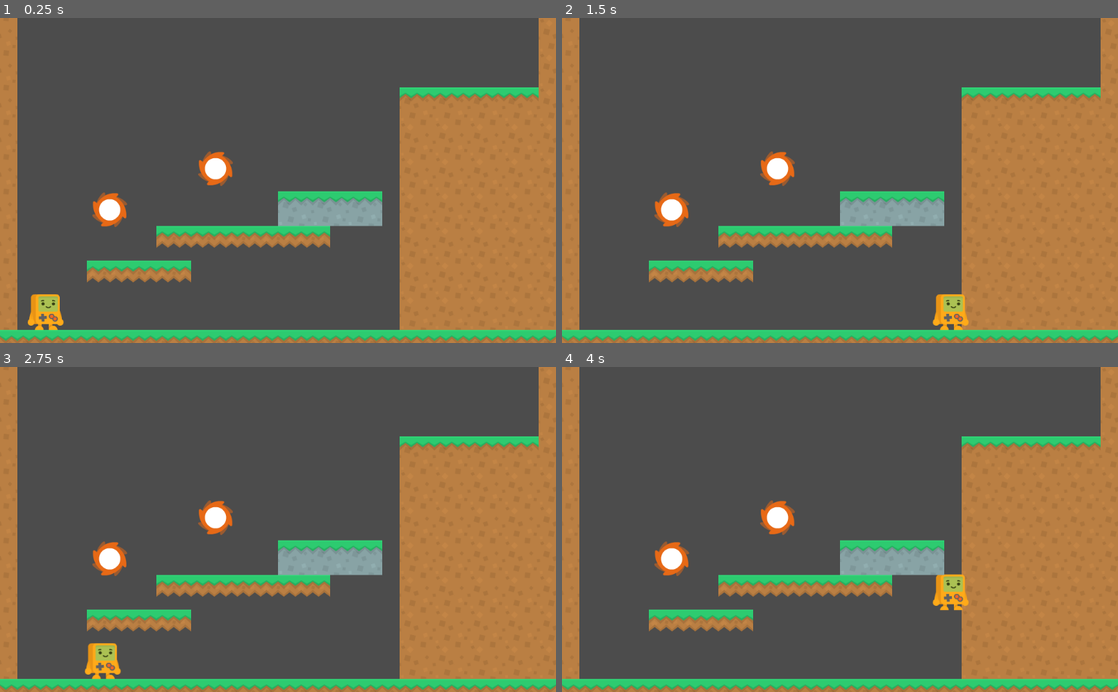
Above: before the commit, frames 1-4 (two rows, left to right).
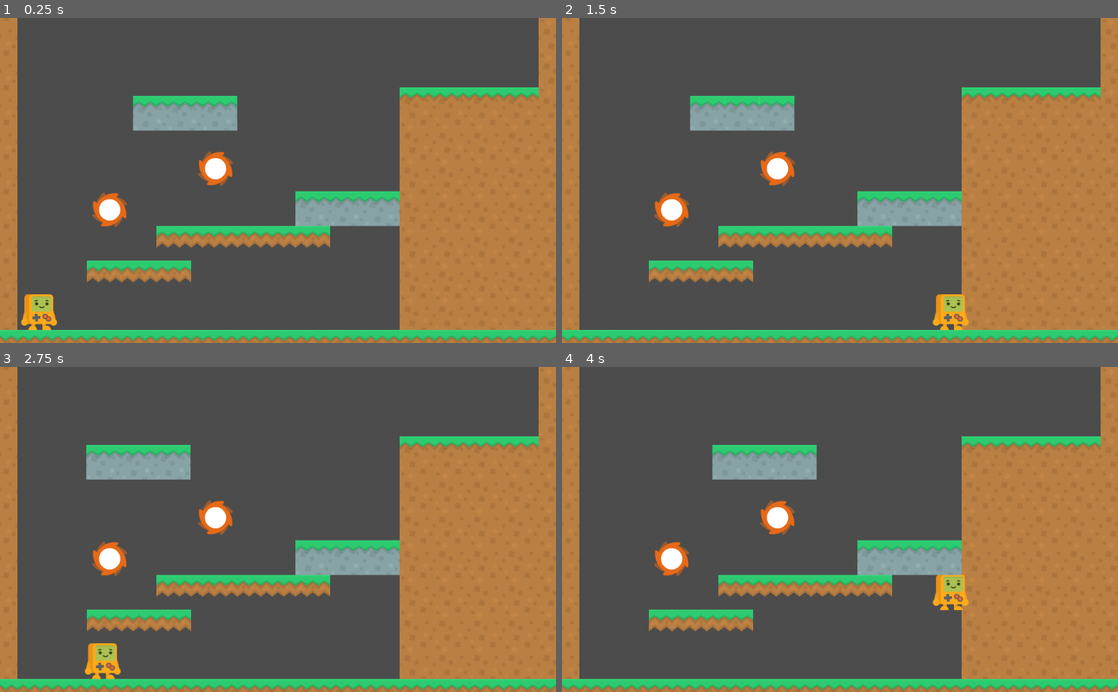
Above: after the commit, the same moments.

Repository: Norodix/GoGodot2
Game: Godot game, scene res://World.tscn
Two runs of this game, one before a commit and one after it. Both use one fixed random seed, a clock stepped at 60 frames per second and the inputs below.
Inputs (mouse positions are in pixels of both pictures, inside the frame that each line leads up to):
- Up to frame 1 (0.25 s): no input
- Up to frame 2 (1.5 s): move the mouse to (962, 164) at 0.52 s; hold Right (ui_right) from 0.53 s (still down); click (962, 164) at 0.67 s; tap W (jump) at 0.77 s; move the mouse to (728, 196) at 1.27 s
- Up to frame 3 (2.75 s): tap W (jump) at 1.52 s; move the mouse to (333, 458) at 2.02 s; release Right (ui_right) at 2.03 s; hold Left (ui_left) from 2.03 s (still down)
- Up to frame 4 (4 s): move the mouse to (812, 594) at 2.77 s; release Left (ui_left) at 2.78 s; hold Right (ui_right) from 2.78 s (still down); click (812, 594) at 2.92 s; tap W (jump) at 3.02, 3.77 s; move the mouse to (1006, 578) at 3.52 s

The runs differ from the first frame. In frame 1, 3.4% of the frame differs, in the area x 3-72%, y 23-97%; in frame 2, 2.8%; in frame 3, 2.8%; in frame 4, 2.8%.

Commit message:
New bouncing platform

Diff:
--- a/EnergyStreamer/EnergyController.gd
+++ b/EnergyStreamer/EnergyController.gd
@@ -2,7 +2,7 @@
 
 var source : Node2D
 var sink : Node2D
-var transferSpeed = 0.25
+var transferSpeed = 0.35
 
 # Called when the node enters the scene tree for the first time.
 func _ready():
--- /dev/null
+++ b/EnergyStreamer/EnergyNodes/BouncingPlatform.gd
@@ -0,0 +1,30 @@
+extends KinematicBody2D
+
+#Current energy level of the node
+export(float, 0, 1) var E = 1 #Energy
+#Maximum energy level of the node
+export(float, 1, 10) var maxE = 1
+#Rising of the node in pixels/E
+export(int, 0, 600) var Amplitude = 64
+#Frequency at unit energy state
+export(float, 0, 5) var Freqency = 1
+#Direction of bouncing
+export(int, "Direction_X", "Direction_Y") var BounceDirection = 1
+
+var rootPos : Vector2
+var phase = 0 #0-1 for full rotation
+
+# Called when the node enters the scene tree for the first time.
+func _ready():
+	rootPos = self.position
+	pass # Replace with function body.
+
+
+func _process(delta):
+	phase += delta*Freqency
+	phase -= int(phase)
+	if (BounceDirection == 0):
+		self.position = rootPos + Vector2(sin(phase*2*PI), 0) * Amplitude * E
+	else:
+		self.position = rootPos + Vector2(0, sin(phase*2*PI)) * Amplitude * E
+	pass
--- /dev/null
+++ b/EnergyStreamer/EnergyNodes/BouncingPlatform.tscn
@@ -0,0 +1,35 @@
+[gd_scene load_steps=4 format=2]
+
+[ext_resource path="res://EnergyNodes/BouncingPlatform.gd" type="Script" id=1]
+[ext_resource path="res://Assets/Sprites/platformPack_tilesheet.png" type="Texture" id=2]
+
+[sub_resource type="RectangleShape2D" id=1]
+extents = Vector2( 96, 32 )
+
+[node name="BouncingPlatform" type="KinematicBody2D"]
+collision_layer = 3
+script = ExtResource( 1 )
+Freqency = 0.3
+
+[node name="CollisionShape2D" type="CollisionShape2D" parent="."]
+shape = SubResource( 1 )
+
+[node name="Sprite" type="Sprite" parent="."]
+texture = ExtResource( 2 )
+hframes = 14
+vframes = 7
+frame = 14
+
+[node name="Sprite2" type="Sprite" parent="."]
+position = Vector2( 64, 0 )
+texture = ExtResource( 2 )
+hframes = 14
+vframes = 7
+frame = 14
+
+[node name="Sprite3" type="Sprite" parent="."]
+position = Vector2( -64, 0 )
+texture = ExtResource( 2 )
+hframes = 14
+vframes = 7
+frame = 14
--- a/EnergyStreamer/EnergyNodes/RisingPlatform.gd
+++ b/EnergyStreamer/EnergyNodes/RisingPlatform.gd
@@ -1,8 +1,10 @@
 extends KinematicBody2D
 
-
+#Current energy level of the node
 export(float, 0, 1) var E = 0 #Energy
+#Maximum energy level of the node
 export(float, 1, 10) var maxE = 1
+#Rising of the node in pixels/E
 export(int, 0, 600) var Rising = 64
 var rootPos : Vector2
 
--- a/EnergyStreamer/World.tscn
+++ b/EnergyStreamer/World.tscn
@@ -1,9 +1,10 @@
-[gd_scene load_steps=10 format=2]
+[gd_scene load_steps=11 format=2]
 
 [ext_resource path="res://Assets/Sprites/platformPack_tilesheet.png" type="Texture" id=1]
 [ext_resource path="res://Player.tscn" type="PackedScene" id=2]
 [ext_resource path="res://EnergyNodes/Fire.tscn" type="PackedScene" id=3]
 [ext_resource path="res://EnergyNodes/RisingPlatform.tscn" type="PackedScene" id=4]
+[ext_resource path="res://EnergyNodes/BouncingPlatform.tscn" type="PackedScene" id=5]
 
 [sub_resource type="ConvexPolygonShape2D" id=2]
 points = PoolVector2Array( 64, 64, 0, 64, 0, 0, 64, 0 )
@@ -97,7 +98,7 @@
 tile_data = PoolIntArray( -1, 2, 0, -65536, 2, 0, -65535, 2, 0, -65534, 2, 0, -65533, 2, 0, -65532, 2, 0, -65531, 2, 0, …(1129 unchanged characters)…
 
 [node name="Player" parent="." instance=ExtResource( 2 )]
-position = Vector2( 84, 565 )
+position = Vector2( 72, 576 )
 
 [node name="Fire" parent="." instance=ExtResource( 3 )]
 position = Vector2( 202, 354 )
@@ -106,5 +107,9 @@
 position = Vector2( 397, 278 )
 
 [node name="RisingPlatform" parent="." instance=ExtResource( 4 )]
-position = Vector2( 608, 352 )
+position = Vector2( 640, 352 )
 maxE = 2.0
+
+[node name="BouncingPlatform" parent="." instance=ExtResource( 5 )]
+position = Vector2( 312, 176 )
+BounceDirection = 0
Not shown, changed: TODO.md
